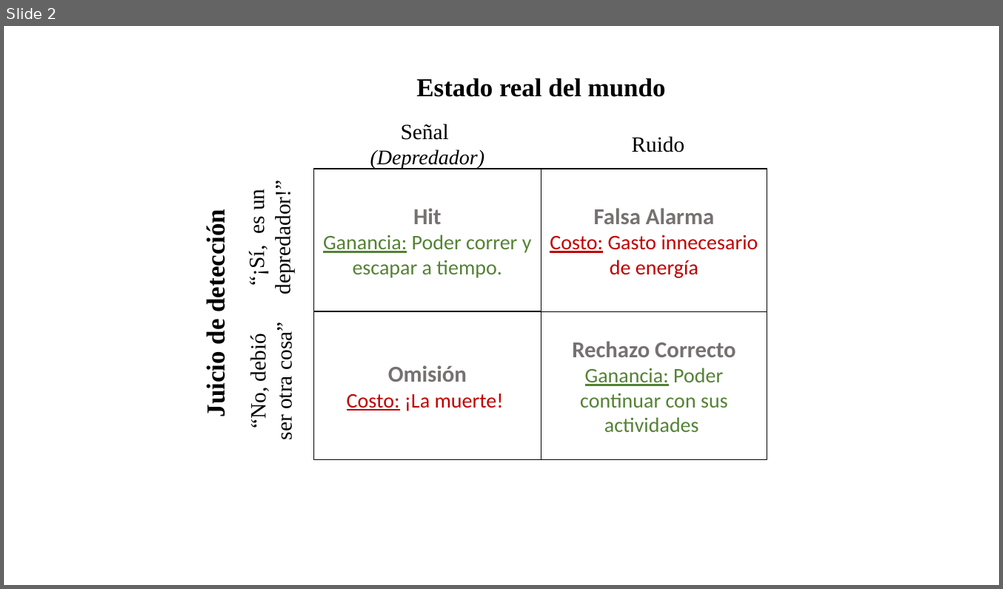
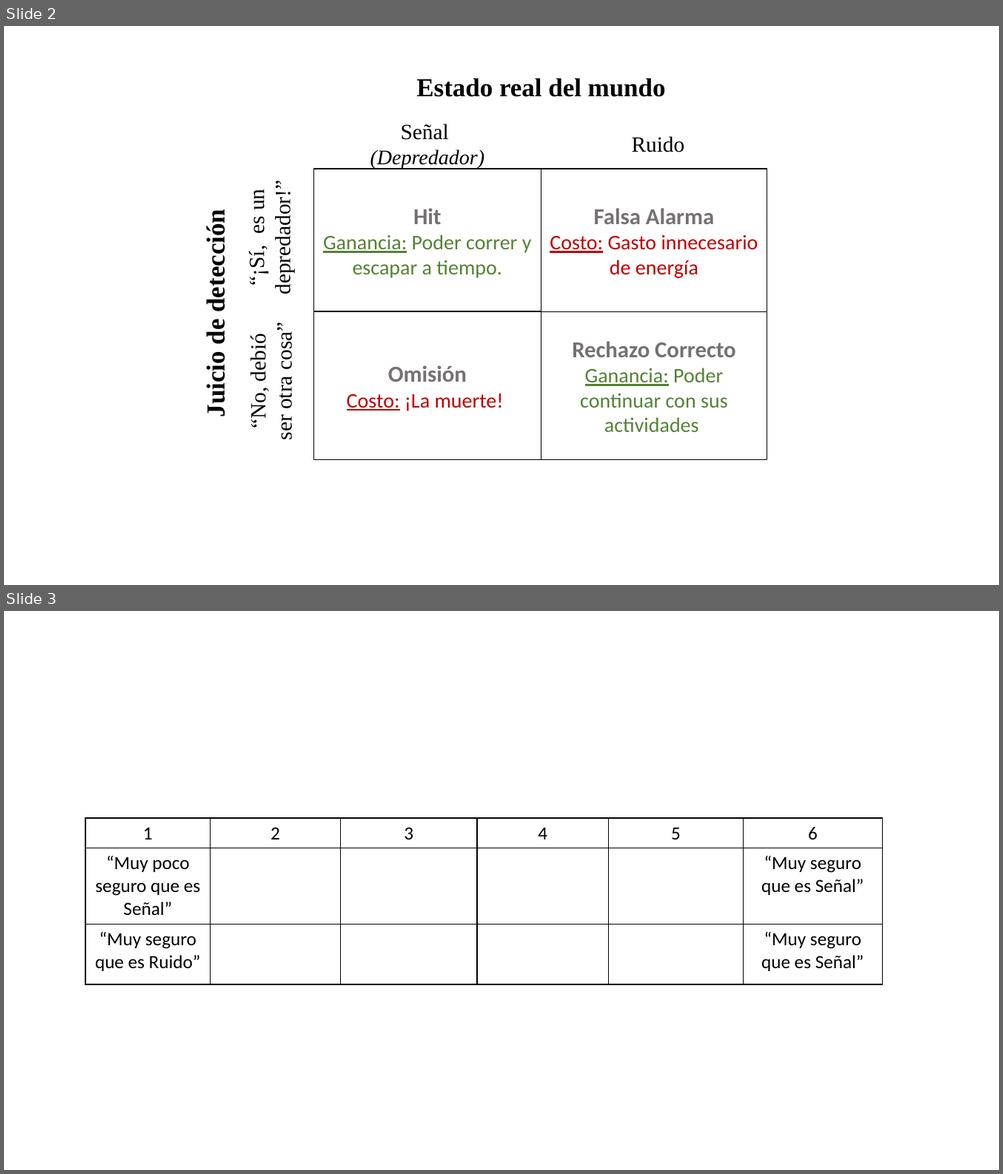
Before and after one commit to Adrifelcha/Adrifelcha, a slide deck: Tesis/Tesis Convencional/PP_ConstruyendoAmano.pptx. Shown one above the other, each under a label of ours: slide 2 before the commit, slides 2 and 3 after it. The pictures are 1003x589 and 1003x1174 pixels, drawn with LibreOffice and Linux fonts; fonts in the diff are those of the drawing. Boxes give left, top, right and bottom in pixels: in the first picture for what was removed or moved away, otherwise in the second. Text is boxed around its words. In the diff, an @@ line names an element or a change of style, - is before the commit and + after.

```diff
--- a/Tesis/Tesis Convencional/PP_ConstruyendoAmano.pptx
+++ b/Tesis/Tesis Convencional/PP_ConstruyendoAmano.pptx
@@ slide 3 added at (4,611,999,1170), background #FFFFFF @@
@@ table added at (65,818,882,984), 3 rows, 7 columns @@
+ | 1 | 2 | 3 | 4 | 5 | 6
+ | “Muy poco seguro que es Señal” |  |  |  |  | “Muy seguro que es Señal”
+ | “Muy seguro que es Ruido” |  |  |  |  | “Muy seguro que es Señal”
```
Also in this commit, not shown: 19 other files.
